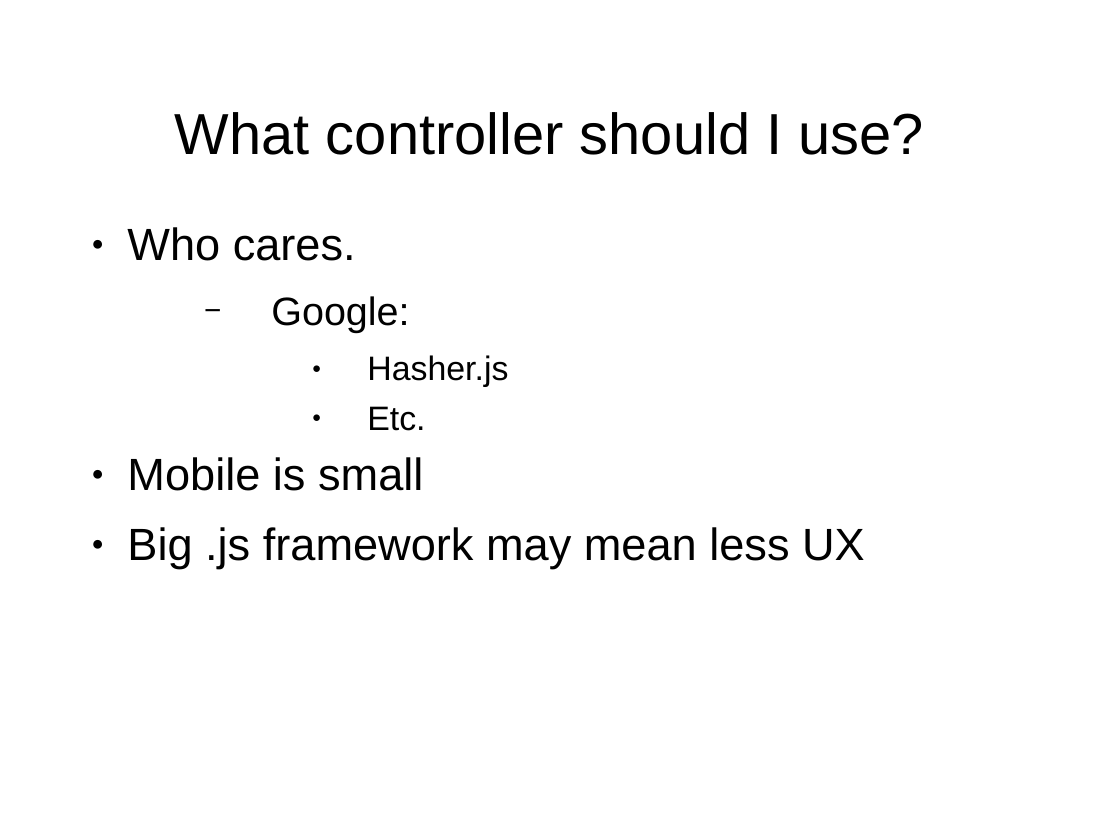
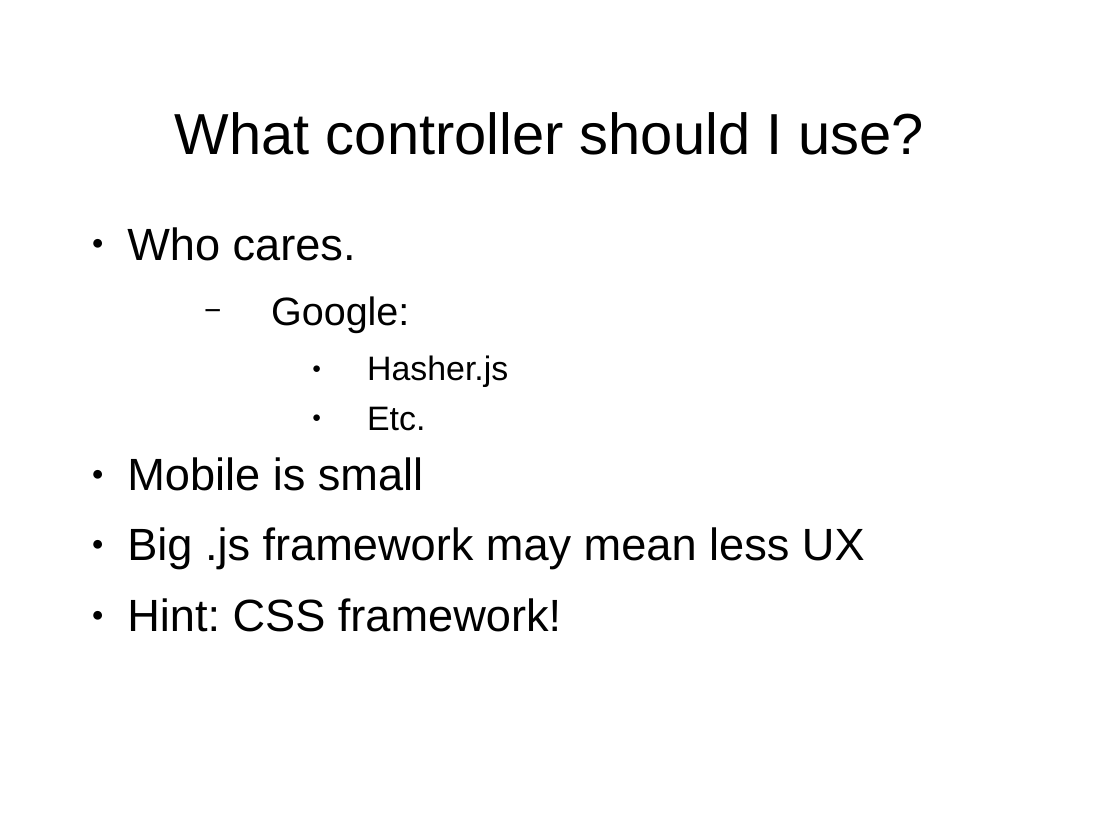
Before and after one commit to puppetMaster3/bikeSheding, a slide deck: slide 20 of training/2of2.ppt (slide 19 before the commit). Drawn at 1120x840 pixels with LibreOffice and Linux fonts; fonts in the diff are those of the drawing; background and template pictures are left out. Boxes give left, top, right and bottom in pixels: in the first picture for what was removed or moved away, otherwise in the second. Text is boxed around its words. In the diff, an @@ line names an element or a change of style, - is before the commit and + after.

```diff
--- a/training/2of2.ppt
+++ b/training/2of2.ppt
@@ text at (x1=127, y1=598, x2=561, y2=632): paragraph added @@
+● Hint: CSS framework!
```
Also in this commit, not shown: 6 other slides changed, 2 slides added, 1 slide removed, 7 other files.
